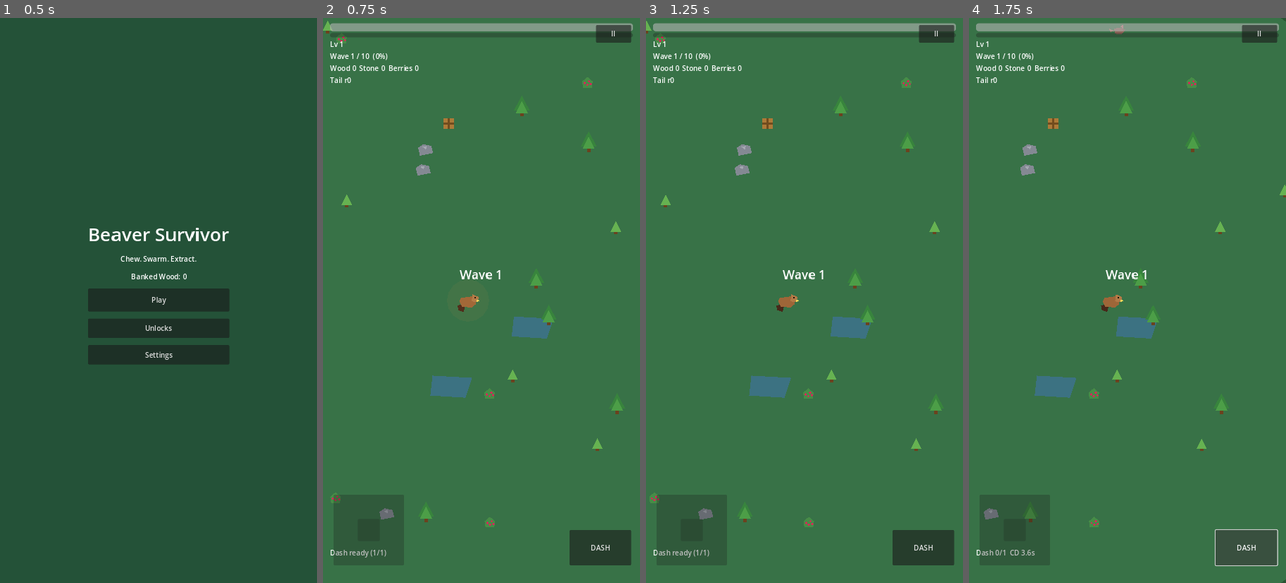
Above: before the commit, frames 1-4 (left to right).
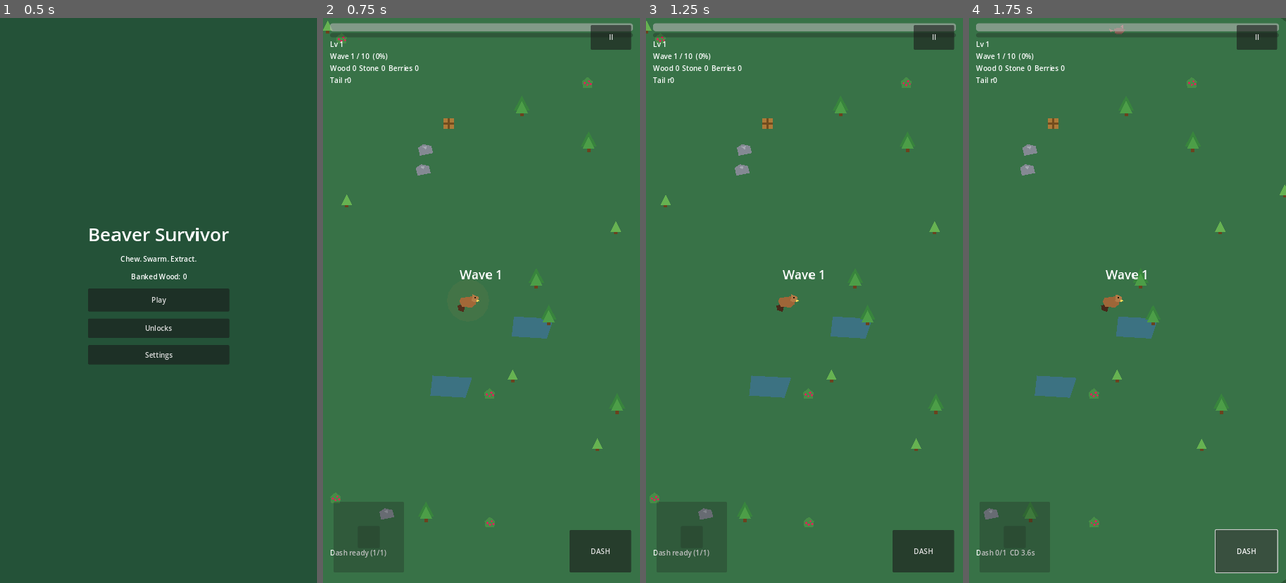
Above: after the commit, the same moments.

Repository: crumexhtx/dambervergames
Game: Godot game, scene res://scenes/main_menu.tscn
Same seed, same stepped clock (60 frames per second), same inputs: the game is played once before the commit and once after it.
Inputs:
- Up to frame 1 (0.5 s): no input
- Up to frame 2 (0.75 s): click "Play" at 0.5 s
- Up to frame 3 (1.25 s): no input
- Up to frame 4 (1.75 s): click "DASH" at 1.25 s

Frame 1 is identical in both runs. In frame 2, 0.5% of the frame differs, in the area x 3-98%, y 1-99%; in frame 3, 0.5%; in frame 4, 0.6%, in the area x 77-98%, y 1-99%.

Commit message:
Address review: pickup races, fox telegraph, upgrades, mobile polish
Guard pickup/XP collection against double awards; lock fox lunge to the
telegraphed direction; exclude owned one-time rares and fix Burr Coat to
8 dmg/tick; hide debug balance tools in release; add safe-area insets,
larger pause hit target, 60 FPS cap, mono SFX imports; abandon_run on
quit-to-menu; document and add headless unit checks scene.

Co-authored-by: crumexhtx <crumexhtx@users.noreply.github.com>

Diff:
--- a/project.godot
+++ b/project.godot
@@ -8,6 +8,7 @@
 run/main_scene="res://scenes/main_menu.tscn"
 config/features=PackedStringArray("4.3", "Mobile")
 config/icon="res://assets/icon.svg"
+run/max_fps=60
 
 [autoload]
 GameState="*res://scripts/autoload/game_state.gd"
--- /dev/null
+++ b/scenes/dev/unit_checks.tscn
@@ -0,0 +1,6 @@
+[gd_scene load_steps=2 format=3]
+
+[ext_resource type="Script" path="res://scripts/dev/unit_checks_runner.gd" id="1"]
+
+[node name="UnitChecks" type="Node"]
+script = ExtResource("1")
--- a/scenes/run.tscn
+++ b/scenes/run.tscn
@@ -231,10 +231,10 @@
 anchors_preset = 1
 anchor_left = 1.0
 anchor_right = 1.0
-offset_left = -100.0
+offset_left = -112.0
 offset_top = 16.0
 offset_right = -20.0
-offset_bottom = 56.0
+offset_bottom = 72.0
 grow_horizontal = 0
 text = "II"
 
--- a/scripts/autoload/game_state.gd
+++ b/scripts/autoload/game_state.gd
@@ -187,6 +187,17 @@
 	_end_run(true)
 
 
+func abandon_run() -> void:
+	## Quit to menu mid-run: bank Wave 6+ partial wood, no summary UI.
+	if not run_active:
+		return
+	run_active = false
+	soft_paused = false
+	in_breather = false
+	if wave >= 6 and wood > 0:
+		MetaProgression.bank_wood(int(wood * 0.25))
+
+
 func _end_run(success: bool) -> void:
 	if not run_active:
 		return
--- /dev/null
+++ b/scripts/dev/unit_checks_runner.gd
@@ -0,0 +1,81 @@
+extends Node
+## Run via: godot --headless --path . res://scenes/dev/unit_checks.tscn --quit-after 120
+
+
+func _ready() -> void:
+	var failed := 0
+	failed += _check_upgrade_once()
+	failed += _check_burr_wording()
+	failed += _check_meta_roundtrip()
+	failed += _check_abandon_banks()
+	failed += _check_pickup_guard_exists()
+	if failed == 0:
+		print("UNIT_CHECKS_OK")
+		get_tree().quit(0)
+	else:
+		printerr("UNIT_CHECKS_FAILED count=", failed)
+		get_tree().quit(1)
+
+
+func _check_upgrade_once() -> int:
+	GameState.start_run()
+	GameState.thorns_dps = 8.0
+	GameState.decoy_enabled = true
+	GameState.overbite_enabled = true
+	var offers := UpgradePool.roll_offers(3)
+	for o in offers:
+		if str(o.id) in ["RARE_THORN", "RARE_DECOY", "RARE_OVERBITE"]:
+			printerr("FAIL: one-time rare still offered: ", o.id)
+			return 1
+	print("OK upgrade_once")
+	return 0
+
+
+func _check_burr_wording() -> int:
+	for c in UpgradePool.CARDS:
+		if c.id == "RARE_THORN":
+			if "every 0.5s" not in str(c.desc):
+				printerr("FAIL: Burr Coat desc unclear: ", c.desc)
+				return 1
+	print("OK burr_wording")
+	return 0
+
+
+func _check_meta_roundtrip() -> int:
+	var before := MetaProgression.banked_wood
+	MetaProgression.bank_wood(3)
+	MetaProgression.save()
+	MetaProgression.banked_wood = before
+	MetaProgression.load_save()
+	if MetaProgression.banked_wood < before + 3:
+		printerr("FAIL: meta save/load wood")
+		return 1
+	print("OK meta_roundtrip")
+	return 0
+
+
+func _check_abandon_banks() -> int:
+	GameState.start_run()
+	GameState.wave = 7
+	GameState.wood = 40
+	var before := MetaProgression.banked_wood
+	GameState.abandon_run()
+	if MetaProgression.banked_wood < before + 10:
+		printerr("FAIL: abandon partial bank expected +10")
+		return 1
+	if GameState.run_active:
+		printerr("FAIL: run still active after abandon")
+		return 1
+	print("OK abandon_banks")
+	return 0
+
+
+func _check_pickup_guard_exists() -> int:
+	# Source-level contract: pickup scripts expose _collected via script source
+	var pickup_src := FileAccess.get_file_as_string("res://scripts/loot/pickup.gd")
+	var gem_src := FileAccess.get_file_as_string("res://scripts/loot/xp_gem.gd")
+	if "_collected" not in pickup_src or "_collected" not in gem_src:
+		printerr("FAIL: missing _collected guard")
+		return 1
+	print("OK pickup_guard")
+	return 0
--- a/scripts/enemies/fox.gd
+++ b/scripts/enemies/fox.gd
@@ -5,6 +5,8 @@
 var _lunge_timer: float = 0.0
 var _telegraph: float = 0.0
 var _windup_line: Line2D
+var _lunge_dir: Vector2 = Vector2.RIGHT
+var _dir_locked: bool = false
 
 
 func _init() -> void:
@@ -40,28 +42,39 @@
 	var player := get_tree().get_first_node_in_group("player") as Node2D
 	_lunge_cd -= delta
 
-	# Telegraph then lunge (shape + color for a11y)
+	# Telegraph: lock aim once, keep line fixed (fair telegraph)
 	if _telegraph > 0.0:
 		_telegraph -= delta
 		velocity = Vector2.ZERO
-		if player and _windup_line:
-			var dir: Vector2 = (player.global_position - global_position).normalized()
-			_windup_line.points = PackedVector2Array([Vector2.ZERO, dir * 48.0])
+		if not _dir_locked and player:
+			_lunge_dir = (player.global_position - global_position).normalized()
+			if _lunge_dir.length() < 0.1:
+				_lunge_dir = Vector2.RIGHT
+			_dir_locked = true
+		if _windup_line:
+			_windup_line.points = PackedVector2Array([Vector2.ZERO, _lunge_dir * 48.0])
 			_windup_line.default_color = Color(1.0, 0.4, 0.1, 0.85)
-			# Diamond tip marker (shape cue, not color-only)
-			modulate = Color(1.3, 1.1, 0.9)
+		modulate = Color(1.3, 1.1, 0.9)
 		if _telegraph <= 0.0:
 			_lunge_timer = 0.35
 			_windup_line.default_color.a = 0.0
 			modulate = Color.WHITE
 		return
 
+	# Lunge: commit to locked direction (no redirect mid-lunge)
 	if _lunge_timer > 0.0:
 		_lunge_timer -= delta
-		move_speed = 2.7 * 1.35
-	else:
-		move_speed = 2.7
-		if _lunge_cd <= 0.0:
-			_lunge_cd = 3.2
-			_telegraph = 0.45
+		velocity = _lunge_dir * GameState.pixels(2.7 * 1.35) + knockback
+		knockback = knockback.move_toward(Vector2.ZERO, 200.0 * delta)
+		move_and_slide()
+		if _lunge_timer <= 0.0:
+			_dir_locked = false
+		return
+
+	_dir_locked = false
+	move_speed = 2.7
+	if _lunge_cd <= 0.0:
+		_lunge_cd = 3.2
+		_telegraph = 0.45
+		_dir_locked = false
 	super._physics_process(delta)
--- a/scripts/loot/pickup.gd
+++ b/scripts/loot/pickup.gd
@@ -4,6 +4,7 @@
 var kind: String = "wood"
 var amount: int = 1
 var _magnetized: bool = false
+var _collected: bool = false
 var _visual: Polygon2D
 
 
@@ -41,7 +42,7 @@
 
 
 func _physics_process(delta: float) -> void:
-	if GameState.soft_paused:
+	if _collected or GameState.soft_paused:
 		return
 	var player := get_tree().get_first_node_in_group("player") as Node2D
 	if player == null:
@@ -63,6 +64,11 @@
 
 
 func _collect() -> void:
+	if _collected:
+		return
+	_collected = true
+	set_physics_process(false)
+	monitoring = false
 	match kind:
 		"wood":
 			GameState.add_wood(amount)
--- a/scripts/loot/xp_gem.gd
+++ b/scripts/loot/xp_gem.gd
@@ -3,6 +3,7 @@
 
 var xp_value: int = 1
 var _magnetized: bool = false
+var _collected: bool = false
 var _visual: Polygon2D
 
 
@@ -42,7 +43,7 @@
 
 
 func _physics_process(delta: float) -> void:
-	if GameState.soft_paused:
+	if _collected or GameState.soft_paused:
 		return
 	var player := get_tree().get_first_node_in_group("player") as Node2D
 	if player == null:
@@ -65,6 +66,11 @@
 
 
 func _collect() -> void:
+	if _collected:
+		return
+	_collected = true
+	set_physics_process(false)
+	monitoring = false
 	GameState.add_xp(float(xp_value))
 	Juice.play_sfx("pickup")
 	queue_free()
--- a/scripts/player/player.gd
+++ b/scripts/player/player.gd
@@ -156,11 +156,13 @@
 		return
 	_thorns_tick = 0.0
 	var r := GameState.pixels(1.0)
+	# thorns_dps stores damage-per-tick (8 every 0.5s), not DPS
+	var tick_dmg := GameState.thorns_dps * GameState.global_damage * DebugBalance.player_damage_mult
 	for e in get_tree().get_nodes_in_group("enemies"):
 		if not is_instance_valid(e):
 			continue
 		if global_position.distance_to(e.global_position) <= r and e.has_method("take_damage"):
-			e.take_damage(GameState.thorns_dps * 0.5 * GameState.global_damage * DebugBalance.player_damage_mult, global_position)
+			e.take_damage(tick_dmg, global_position)
 
 
 func _tick_decoy(delta: float) -> void:
--- a/scripts/ui/hud.gd
+++ b/scripts/ui/hud.gd
@@ -66,6 +66,8 @@
 
 
 func _unhandled_input(event: InputEvent) -> void:
+	if not OS.is_debug_build():
+		return
 	if event is InputEventKey and event.pressed and not event.echo and event.keycode == KEY_F3:
 		DebugBalance.show_dev_overlay = not DebugBalance.show_dev_overlay
 		_dev_label.visible = DebugBalance.show_dev_overlay
--- a/scripts/ui/settings_screen.gd
+++ b/scripts/ui/settings_screen.gd
@@ -5,6 +5,7 @@
 @onready var joy_check: CheckButton = $Panel/VBox/LargeJoystick
 @onready var perf_check: CheckButton = $Panel/VBox/PerfLite
 @onready var debug_box: VBoxContainer = $Panel/VBox/Debug
+@onready var debug_title: Label = $Panel/VBox/DebugTitle
 @onready var back_btn: Button = $Panel/VBox/Back
 
 
@@ -33,7 +34,13 @@
 	back_btn.pressed.connect(func():
 		get_tree().change_scene_to_file("res://scenes/main_menu.tscn")
 	)
-	_build_debug()
+	# Balance / overlay tools: debug builds only (not player-facing in release)
+	if OS.is_debug_build():
+		_build_debug()
+	else:
+		debug_title.visible = false
+		debug_box.visible = false
+		DebugBalance.show_dev_overlay = false
 
 
 func _build_debug() -> void:
--- a/scripts/upgrades/upgrade_pool.gd
+++ b/scripts/upgrades/upgrade_pool.gd
@@ -13,9 +13,9 @@
 	{"id": "STAT_XP", "name": "Curious Beaver", "desc": "+20% XP gain", "rarity": "common", "kind": "stat"},
 	{"id": "UTIL_MAG", "name": "Cheek Pouch", "desc": "+40% pickup radius", "rarity": "common", "kind": "util"},
 	{"id": "UTIL_ATK", "name": "Mean Streak", "desc": "+12% global damage", "rarity": "common", "kind": "util"},
-	{"id": "RARE_THORN", "name": "Burr Coat", "desc": "8 dmg aura / 0.5s", "rarity": "rare", "kind": "rare"},
-	{"id": "RARE_DECOY", "name": "Decoy Dam", "desc": "Decoy every 12s", "rarity": "rare", "kind": "rare"},
-	{"id": "RARE_OVERBITE", "name": "Overbite", "desc": "Dash deals 25 path dmg", "rarity": "rare", "kind": "rare"},
+	{"id": "RARE_THORN", "name": "Burr Coat", "desc": "8 damage every 0.5s in 1u", "rarity": "rare", "kind": "rare", "once": true},
+	{"id": "RARE_DECOY", "name": "Decoy Dam", "desc": "Decoy every 12s", "rarity": "rare", "kind": "rare", "once": true},
+	{"id": "RARE_OVERBITE", "name": "Overbite", "desc": "Dash deals 25 path dmg", "rarity": "rare", "kind": "rare", "once": true},
 ]
 
 
@@ -60,6 +60,18 @@
 		var w: String = c.weapon
 		if w in GameState.owned_weapons and int(GameState.weapon_ranks.get(w, 0)) >= 5:
 			return false
+	# One-time rares / utilities already owned
+	if bool(c.get("once", false)):
+		match str(c.id):
+			"RARE_THORN":
+				if GameState.thorns_dps > 0.0:
+					return false
+			"RARE_DECOY":
+				if GameState.decoy_enabled:
+					return false
+			"RARE_OVERBITE":
+				if GameState.overbite_enabled:
+					return false
 	return true
 
 
@@ -90,6 +102,7 @@
 		"UTIL_ATK":
 			GameState.global_damage += 0.12
 		"RARE_THORN":
+			# 8 damage every 0.5s (matches card text)
 			GameState.thorns_dps = 8.0
 		"RARE_DECOY":
 			GameState.decoy_enabled = true
--- a/scripts/world/run_controller.gd
+++ b/scripts/world/run_controller.gd
@@ -23,6 +23,7 @@
 	Juice.register_fx_layer(fx)
 	Juice.set_perf_lite(MetaProgression.perf_lite_mode)
 	camera.target = player
+	_apply_safe_area()
 	ArenaBuilder.build(world)
 	GameState.start_run()
 	player.weapon_manager.ensure_weapons()
@@ -46,14 +47,60 @@
 	joystick.dash_requested.connect(player.try_dash)
 	dash_btn.pressed.connect(player.try_dash)
 	pause_btn.pressed.connect(pause_menu.open_menu)
-	pause_menu.quit_pressed.connect(func():
-		get_tree().change_scene_to_file("res://scenes/main_menu.tscn")
-	)
+	pause_menu.quit_pressed.connect(_quit_to_menu)
 	level_up_ui.card_chosen.connect(_on_card_chosen)
 
 	var extract := world.get_node_or_null("ExtractZone")
 	if extract:
 		extract.extract_progress.connect(hud.set_extract_progress)
+
+
+func _apply_safe_area() -> void:
+	# Inset HUD / controls away from notches and home indicators
+	var safe: Rect2 = DisplayServer.get_display_safe_area()
+	var win: Vector2i = DisplayServer.window_get_size()
+	if win.x <= 0 or win.y <= 0:
+		return
+	var left := float(safe.position.x)
+	var top := float(safe.position.y)
+	var right := float(win.x) - (safe.position.x + safe.size.x)
+	var bottom := float(win.y) - (safe.position.y + safe.size.y)
+	# Clamp nonsense on desktop (full window = zero insets)
+	left = maxf(0.0, left)
+	top = maxf(0.0, top)
+	right = maxf(0.0, right)
+	bottom = maxf(0.0, bottom)
+	var top_box := hud.get_node("Top") as Control
+	if top_box:
+		top_box.offset_top = 12.0 + top
+		top_box.offset_left = 16.0 + left
+		top_box.offset_right = -16.0 - right
+	var bottom_box := hud.get_node("Bottom") as Control
+	if bottom_box:
+		bottom_box.offset_bottom = -16.0 - bottom
+		bottom_box.offset_top = -80.0 - bottom
+		bottom_box.offset_left = 16.0 + left
+		bottom_box.offset_right = -16.0 - right
+	pause_btn.offset_top = 16.0 + top
+	pause_btn.offset_bottom = 72.0 + top  # ~56px tall touch target
+	pause_btn.offset_left = -112.0 - right
+	pause_btn.offset_right = -20.0 - right
+	dash_btn.offset_bottom = -24.0 - bottom
+	dash_btn.offset_top = -120.0 - bottom
+	dash_btn.offset_right = -20.0 - right
+	dash_btn.offset_left = -160.0 - right
+	var joy_base := joystick.get_node_or_null("Base") as Control
+	if joy_base:
+		joy_base.offset_bottom = -24.0 - bottom
+		joy_base.offset_top = -184.0 - bottom
+		joy_base.offset_left = 24.0 + left
+
+
+func _quit_to_menu() -> void:
+	GameState.abandon_run()
+	get_tree().paused = false
+	GameState.set_soft_paused(false)
+	get_tree().change_scene_to_file("res://scenes/main_menu.tscn")
 
 
 func _unhandled_input(event: InputEvent) -> void:
Not shown, changed: assets/sfx/chomp.wav.import
Not shown, changed: assets/sfx/extract.wav.import
Not shown, changed: assets/sfx/hurt.wav.import
Not shown, changed: assets/sfx/level_up.wav.import
Not shown, changed: assets/sfx/pickup.wav.import
Not shown, changed: assets/sfx/sap.wav.import
Not shown, changed: assets/sfx/stick.wav.import
Not shown, changed: assets/sfx/tail.wav.import
Not shown, changed: docs/DESIGN.md
Not shown, added: docs/TESTING.md
Not shown, changed: export_presets.cfg.example
